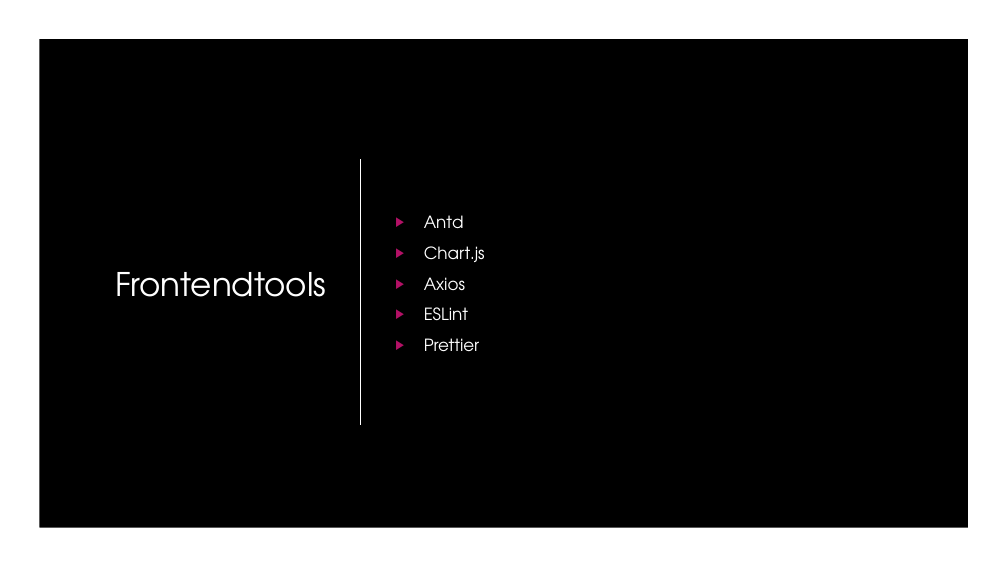
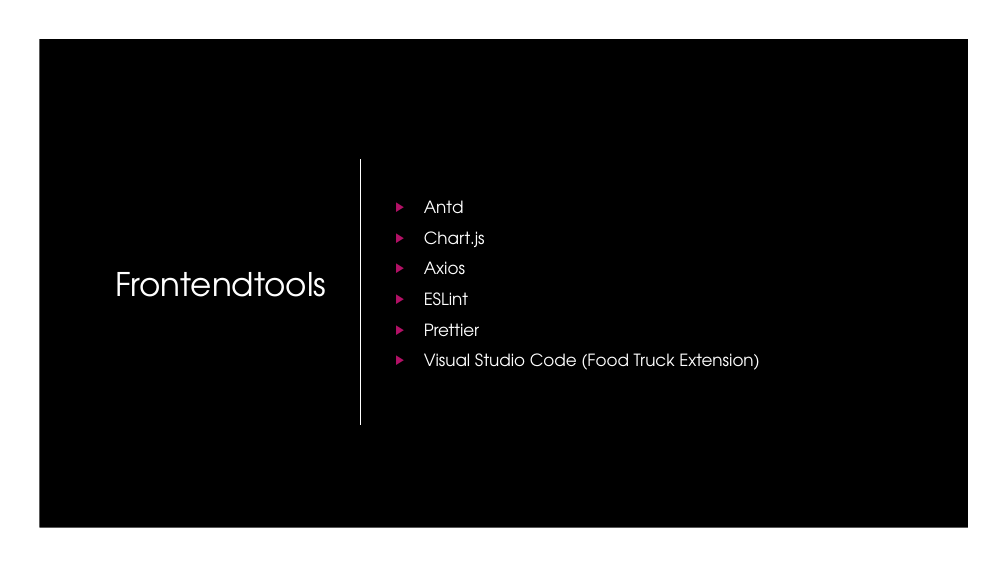
Before and after one commit to yourChoiceHO/Documentation, a slide deck: slide 11 of Präsentation/YourChoice.pptx. Drawn at 1008x567 pixels with LibreOffice and Linux fonts; fonts in the diff are those of the drawing; background and template pictures are left out. Boxes give left, top, right and bottom in pixels: in the first picture for what was removed or moved away, otherwise in the second. Text is boxed around its words. In the diff, an @@ line names an element or a change of style, - is before the commit and + after.

```diff
--- a/Präsentation/YourChoice.pptx
+++ b/Präsentation/YourChoice.pptx
@@ text at box(424, 353, 760, 370): paragraph added @@
+▶ Visual Studio Code (Food Truck Extension)
```
Also in this commit, not shown: 2 other slides changed.
